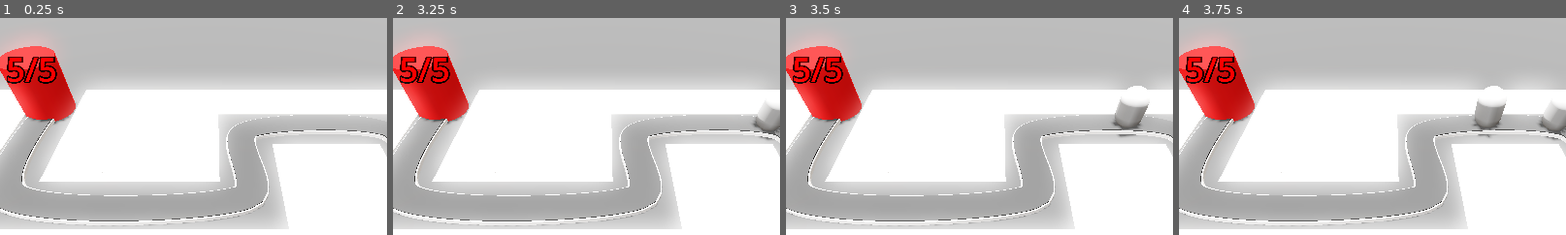
Above: before the commit, frames 1-4 (left to right).
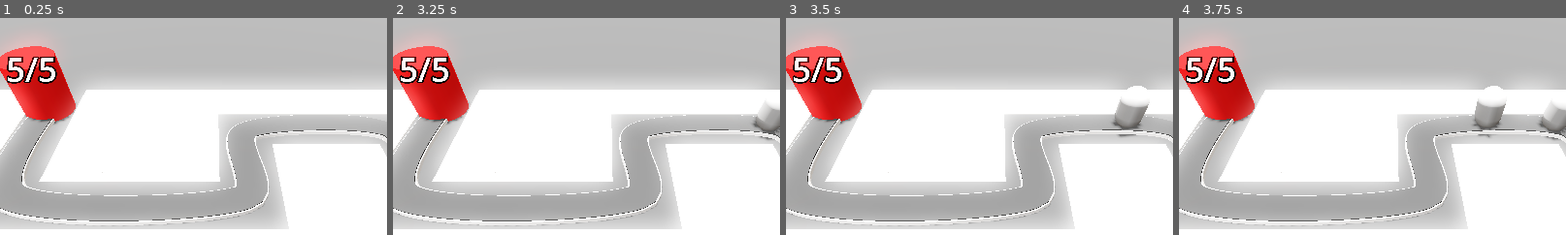
Above: after the commit, the same moments.

Repository: fbcs-jourdan/Barbarian-Blaster
Game: Godot game, scene res://base_level.tscn
Two runs of this game, one before a commit and one after it. Both use one fixed random seed, a clock stepped at 60 frames per second and the inputs below.
Inputs:
- Up to frame 1 (0.25 s): no input
- Up to frame 2 (3.25 s): no input
- Up to frame 3 (3.5 s): no input
- Up to frame 4 (3.75 s): no input
The pictures show only the part of the screen within x 23-72%, y 0-50%; the shares and areas given below are measured in that part.

The runs differ from the first frame. In frame 1, 0.6% of the frame differs, in the area x 2-15%, y 18-30%; in frame 2, 0.6%; in frame 3, 0.6%; in frame 4, 0.6%.

Commit message:
working health label

Diff:
--- a/barbarian-blaster/base/base.gd
+++ b/barbarian-blaster/base/base.gd
@@ -10,12 +10,18 @@
 	set(new_health):
 		health = new_health
 		label_3d.text = str(health) + "/" + str(max_health)
+		var red : Color = Color.RED
+		var white : Color = Color.WHITE
+
+		label_3d.modulate = red.lerp(white, float(health) / max_health)
+
+
 		if health <= 0:
 			get_tree().reload_current_scene()
 
 func _ready() -> void:
 	health = max_health
-	label_3d.modulate = Color.RED
+	#label_3d.modulate = Color.RED
 
 func take_damage() -> void:
 	print("damage taken by base")
